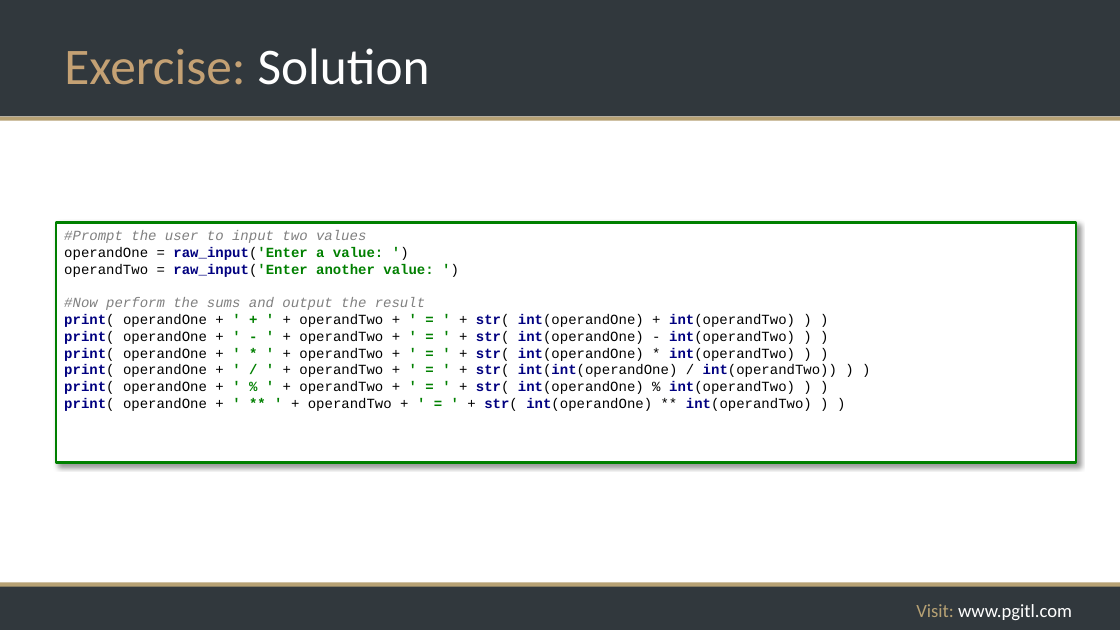
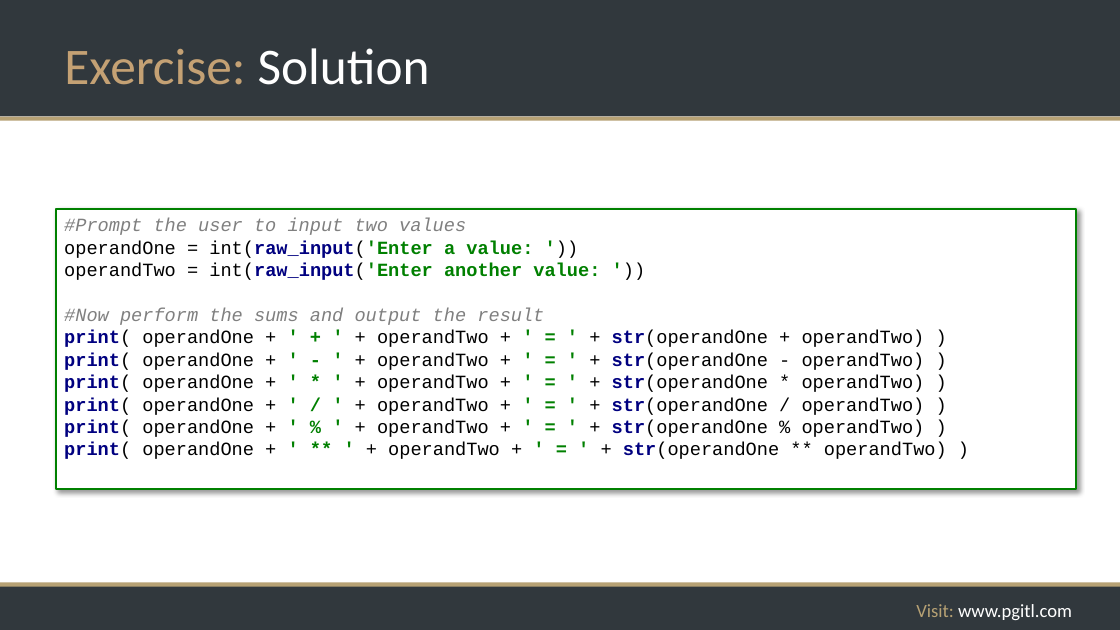
Before and after one commit to rikkouri/project-a, a slide deck: slide 68 of Programming Foundations.pptx (slide 69 before the commit). Drawn at 1120x630 pixels with LibreOffice and Linux fonts; fonts in the diff are those of the drawing; background and template pictures are left out. Boxes give left, top, right and bottom in pixels: in the first picture for what was removed or moved away, otherwise in the second. Text is boxed around its words. In the diff, an @@ line names an element or a change of style, - is before the commit and + after.

```diff
--- a/Programming Foundations.pptx
+++ b/Programming Foundations.pptx
@@ rectangle "#Prompt the user to input ...": place and size @@
-rectangle "#Prompt the user to input ..." at [56, 223, 1076, 463]
+rectangle "#Prompt the user to input ..." at [56, 209, 1076, 489]
@@ text in rectangle at [64, 218, 947, 459]: text changed; size 12 to 16 pt @@
-#Prompt the user to input two values
-operandOne = raw_input('Enter a value: ')
-operandTwo = raw_input('Enter another value: ')
-#Now perform the sums and output the result
-print( operandOne + ' + ' + operandTwo + ' = ' + str( int(operandOne) + int(operandTwo) ) )
-print( operandOne + ' - ' + operandTwo + ' = ' + str( int(operandOne) - int(operandTwo) ) )
-print( operandOne + ' * ' + operandTwo + ' = ' + str( int(operandOne) * int(operandTwo) ) )
-print( operandOne + ' / ' + operandTwo + ' = ' + str( int(int(operandOne) / int(operandTwo)) ) )
-print( operandOne + ' % ' + operandTwo + ' = ' + str( int(operandOne) % int(operandTwo) ) )
-print( operandOne + ' ** ' + operandTwo + ' = ' + str( int(operandOne) ** int(operandTwo) ) )
+#Prompt the user to input two values
+operandOne = int(raw_input('Enter a value: '))
+operandTwo = int(raw_input('Enter another value: '))
+#Now perform the sums and output the result
+print( operandOne + ' + ' + operandTwo + ' = ' + str(operandOne + operandTwo) )
+print( operandOne + ' - ' + operandTwo + ' = ' + str(operandOne - operandTwo) )
+print( operandOne + ' * ' + operandTwo + ' = ' + str(operandOne * operandTwo) )
+print( operandOne + ' / ' + operandTwo + ' = ' + str(operandOne / operandTwo) )
+print( operandOne + ' % ' + operandTwo + ' = ' + str(operandOne % operandTwo) )
+print( operandOne + ' ** ' + operandTwo + ' = ' + str(operandOne ** operandTwo) )
```
Also in this commit, not shown: 21 other slides changed, 7 slides added, 1 slide removed, 1 other file.
